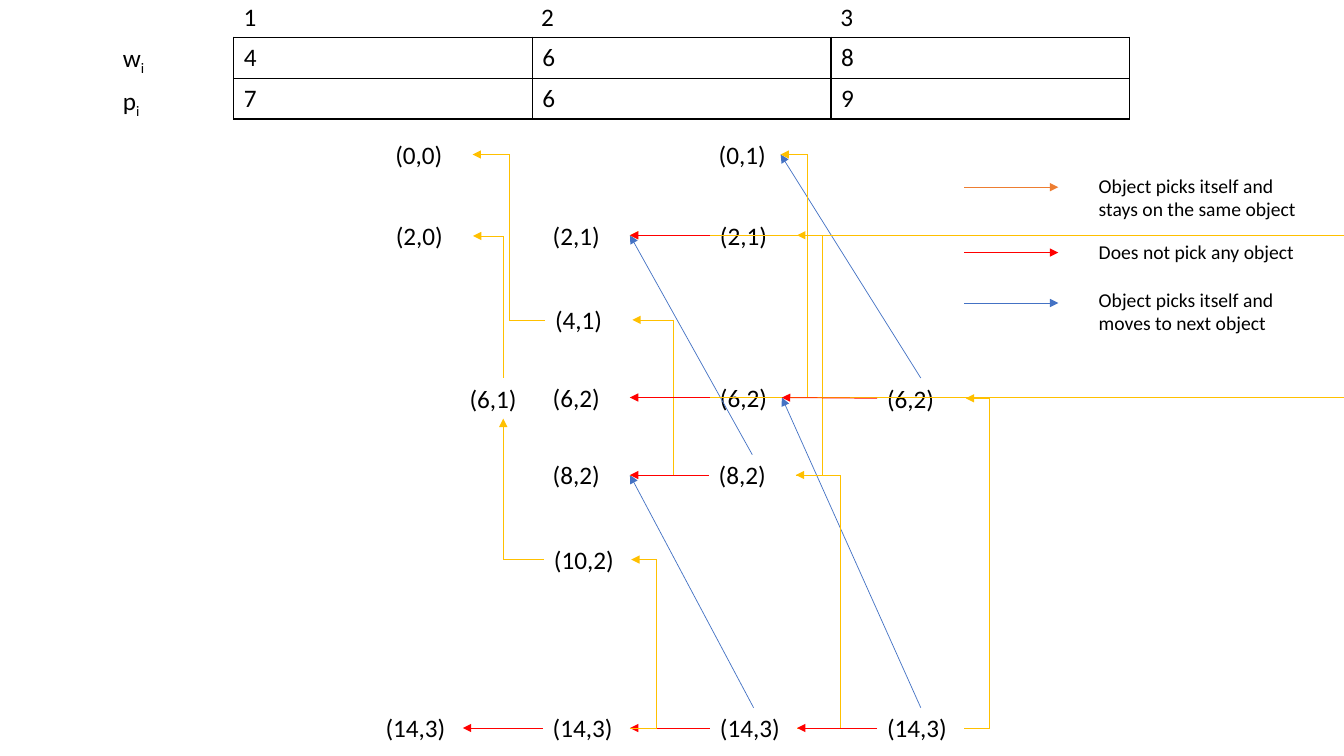
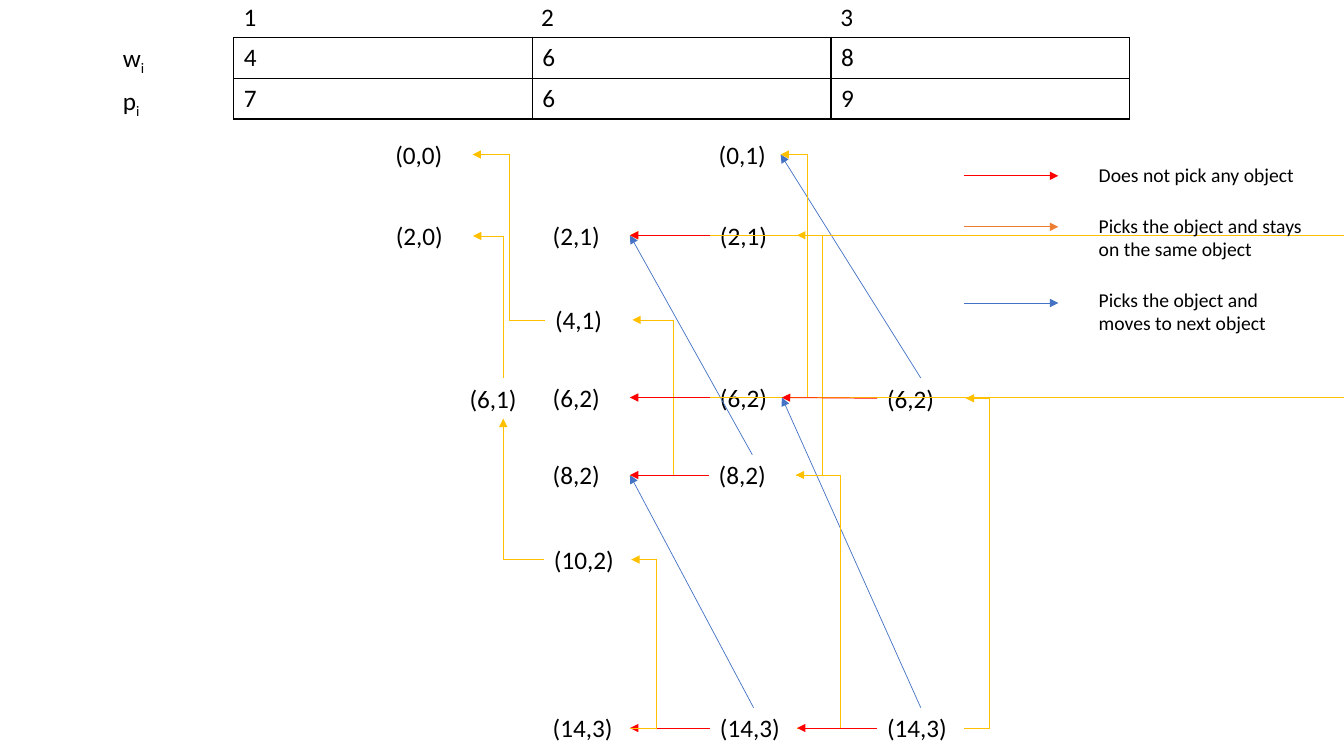
Before and after one commit to gtengwei/CZ2101, a slide deck: slide 1 of example_class_3/Subproblem graph.pptx. Drawn at 1344x756 pixels with LibreOffice and Linux fonts; fonts in the diff are those of the drawing. Boxes give left, top, right and bottom in pixels: in the first picture for what was removed or moved away, otherwise in the second. Text is boxed around its words. In the diff, an @@ line names an element or a change of style, - is before the commit and + after.

```diff
--- a/example_class_3/Subproblem graph.pptx
+++ b/example_class_3/Subproblem graph.pptx
@@ arrow moved from (965, 253) - (1059, 253) to (965, 175) - (1059, 175) @@
@@ text "Does not pick any object": place and size @@
-text "Does not pick any object" at bbox=[1099, 245, 1294, 263]
+text "Does not pick any object" at bbox=[1099, 168, 1294, 186]
@@ arrow moved from (965, 188) - (1059, 188) to (965, 227) - (1059, 227) @@
@@ text at bbox=[1099, 219, 1301, 260]: text changed @@
-Object picks itself and stays on the same object
+Picks the object and stays on the same object
@@ text at bbox=[1099, 293, 1266, 334]: text changed @@
-Object picks itself and moves to next object
+Picks the object and moves to next object
@@ text removed at bbox=[386, 718, 446, 741] @@
-(14,3)
@@ arrow removed from (543, 728) to (463, 728) @@
```
Also in this commit, not shown: 2 other files.
